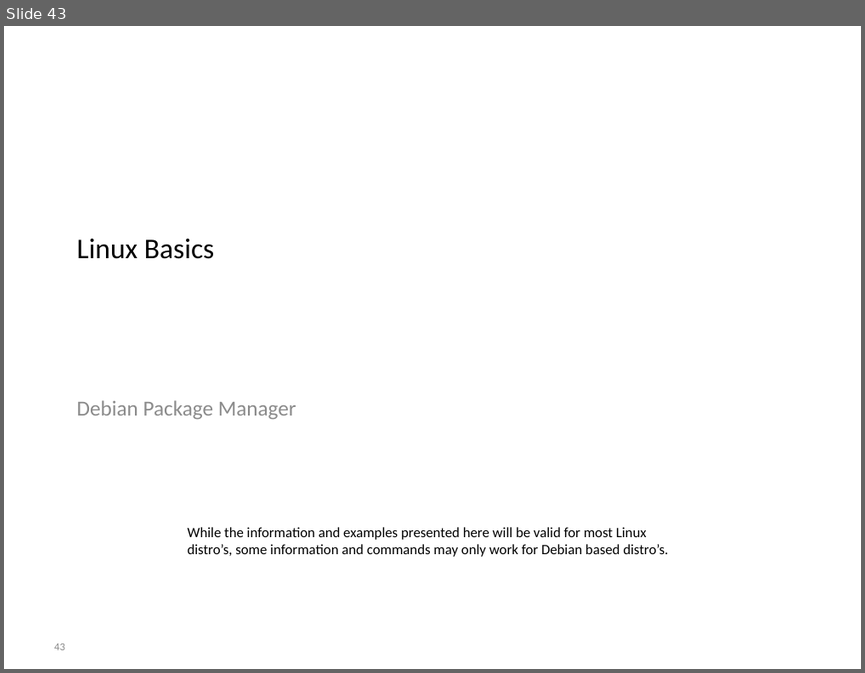
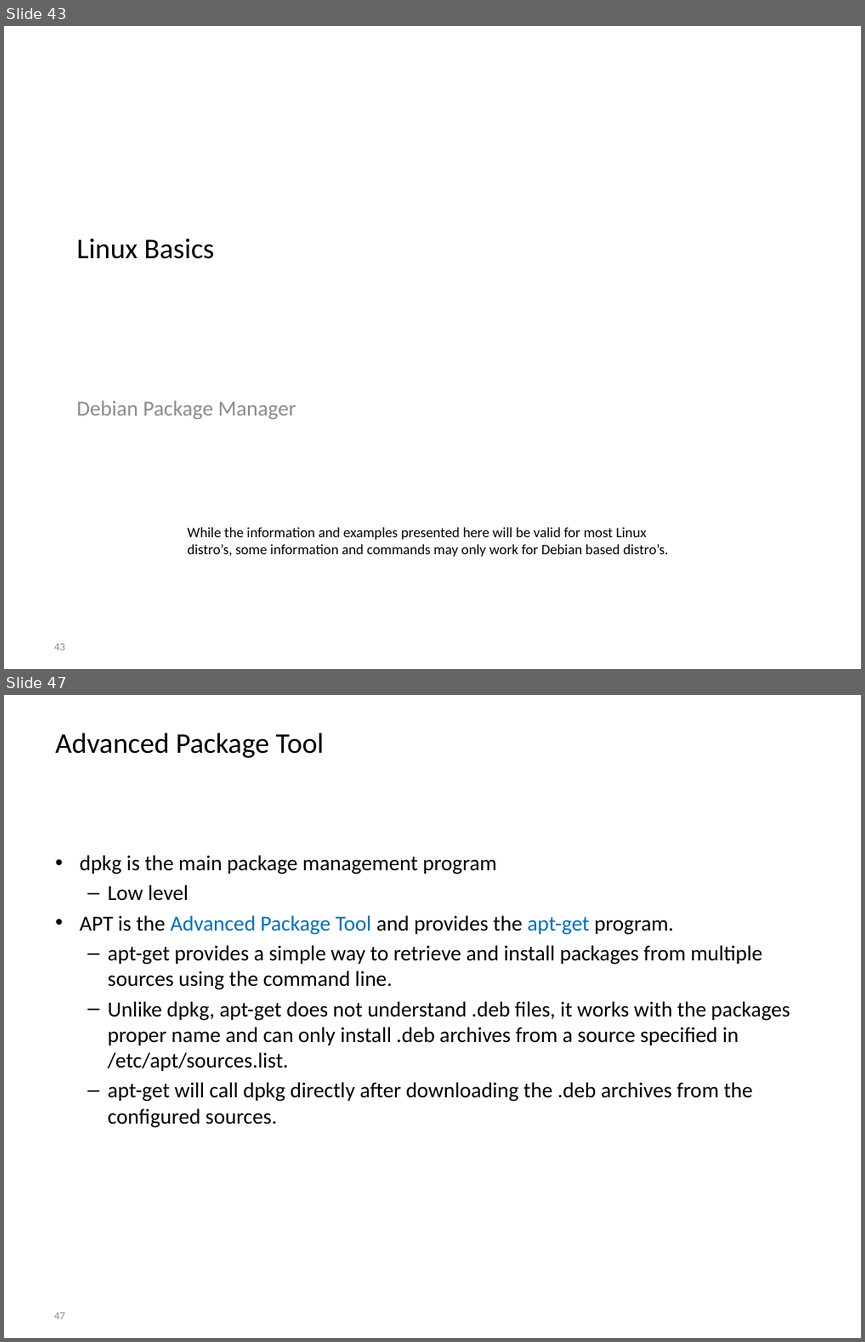
Before and after one commit to BioBoost/multimediatechnieken, a slide deck: slides/introduction_to_linux.pptx. Shown one above the other, each under a label of ours: slide 43 before the commit, slides 43 and 47 after it; the slides between them are not shown. The pictures are 865x673 and 865x1342 pixels, drawn with LibreOffice and Linux fonts; fonts in the diff are those of the drawing; background and template pictures are left out. Boxes give left, top, right and bottom in pixels: in the first picture for what was removed or moved away, otherwise in the second. Text is boxed around its words. In the diff, an @@ line names an element or a change of style, - is before the commit and + after.

Commit message:
Add slides on apt-get and package managers

```diff
--- a/slides/introduction_to_linux.pptx
+++ b/slides/introduction_to_linux.pptx
@@ slide 47 added at bbox=[4, 695, 861, 1338], background picture (left out) @@
@@ title added at bbox=[55, 732, 324, 758], 24 pt, text #000000 @@
+Advanced Package Tool
@@ text added at bbox=[80, 855, 790, 1128], 18 pt, text #000000 @@
+• dpkg is the main package management program
+  – Low level
+• APT is the Advanced Package Tool and provides the apt-get program.
+  – apt-get provides a simple way to retrieve and install packages from multiple sources using the command line.
+  – Unlike dpkg, apt-get does not understand .deb files, it works with the packages proper name and can only install .deb archives from a source specified in /etc/apt/sources.list.
+  – apt-get will call dpkg directly after downloading the .deb archives from the configured sources.
@@ page number added at bbox=[54, 1312, 65, 1319], 9 pt, text #8C8C8C @@
+47
```
Also in this commit, not shown: 9 other slides added, 1 other file.
